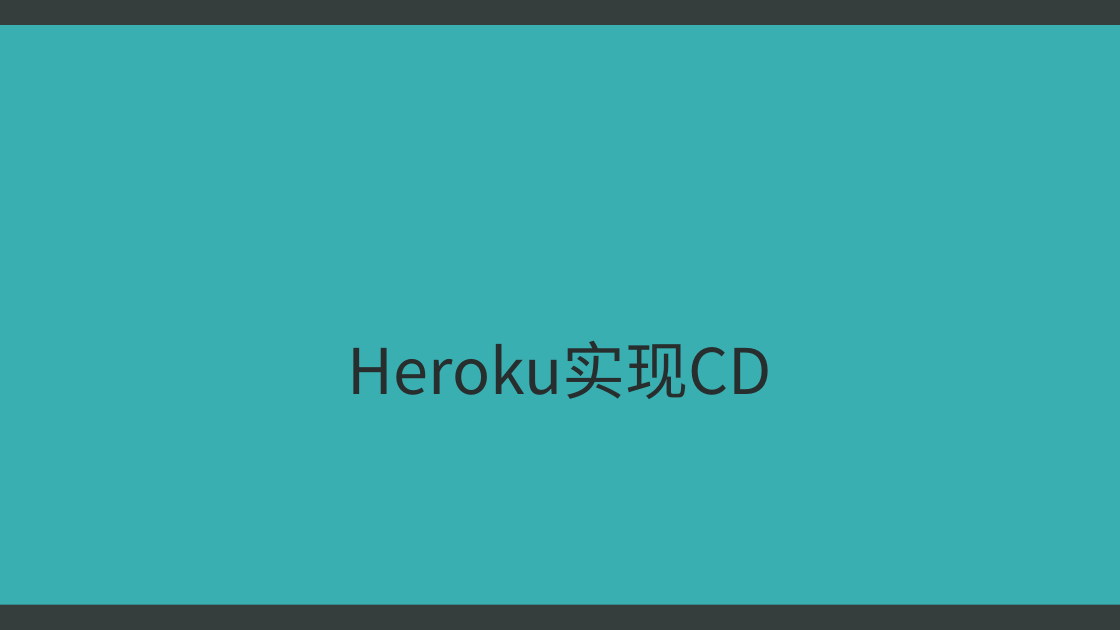
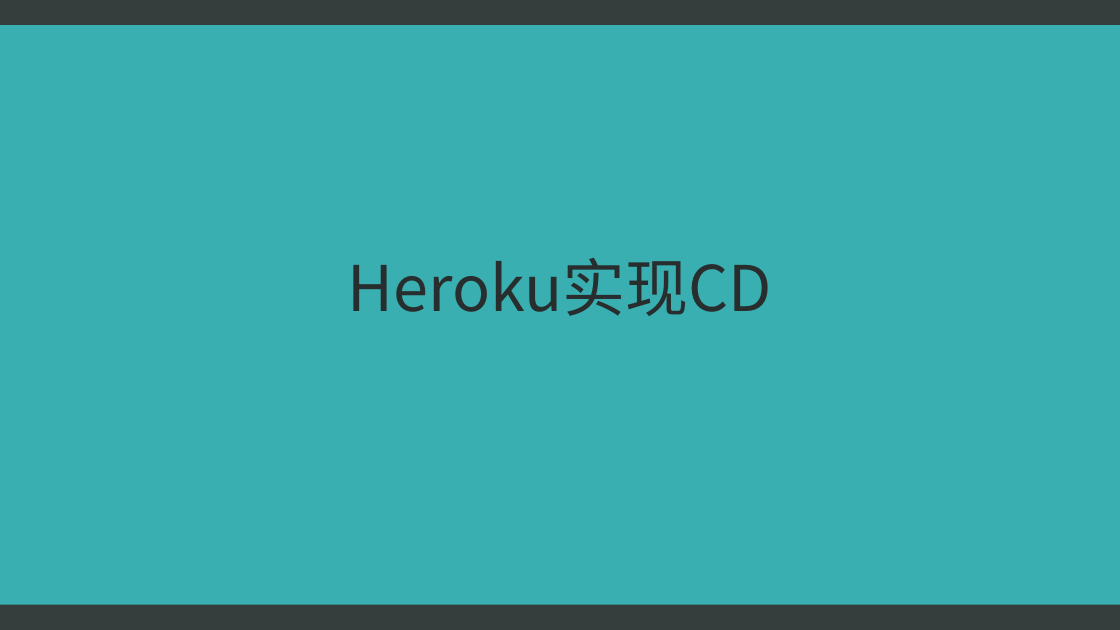
Before and after one commit to CJTSAJ/cicd-homework, a slide deck: slide 11 of CI-CD.pptx. Drawn at 1120x630 pixels with LibreOffice and Linux fonts; fonts in the diff are those of the drawing. Boxes give left, top, right and bottom in pixels: in the first picture for what was removed or moved away, otherwise in the second. Text is boxed around its words. In the diff, an @@ line names an element or a change of style, - is before the commit and + after.

Commit message:
ppt 跟新，加入使用Github Pages实现CD的相关内容

```diff
--- a/CI-CD.pptx
+++ b/CI-CD.pptx
@@ title "Heroku实现CD": place and size @@
-title "Heroku实现CD" at <box>348,341,772,399</box>
+title "Heroku实现CD" at <box>348,258,772,316</box>
```
Also in this commit, not shown: 3 other slides changed, 7 slides added.
